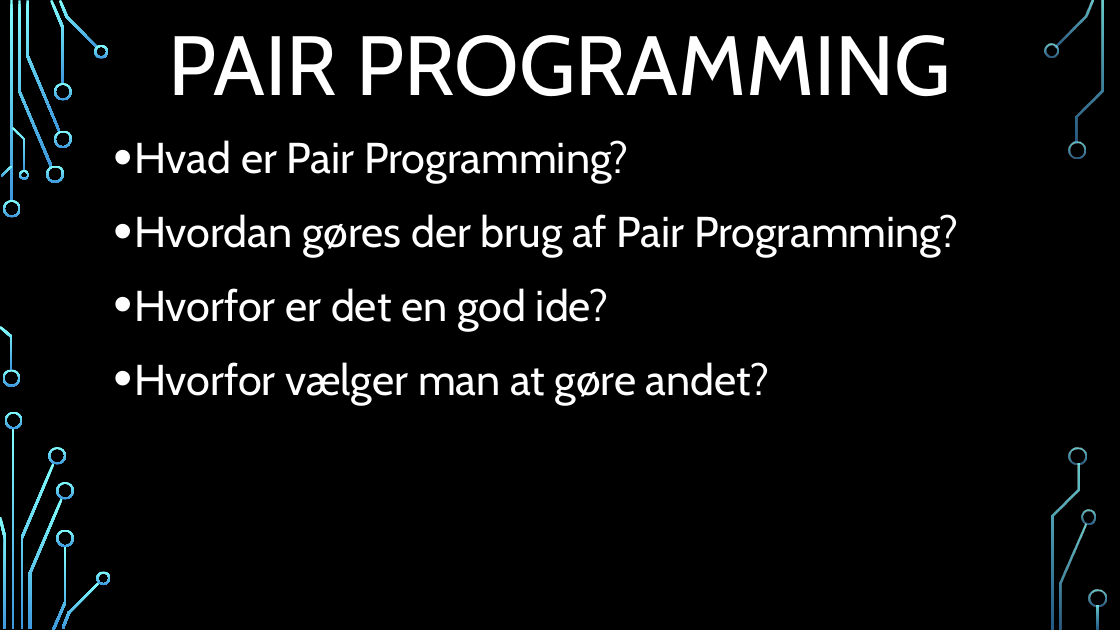
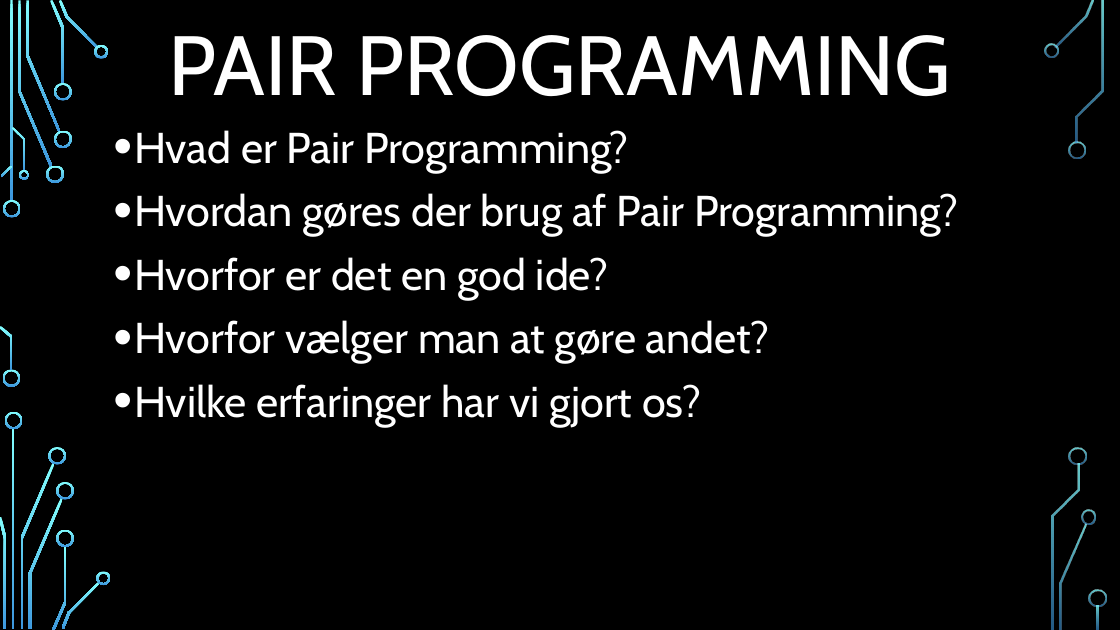
Before and after one commit to AndersSkovNielsen/LightManagement, a slide deck: slide 9 of Eksamen powerpoint.pptx. Drawn at 1120x630 pixels with LibreOffice and Linux fonts; fonts in the diff are those of the drawing; background and template pictures are left out. Boxes give left, top, right and bottom in pixels: in the first picture for what was removed or moved away, otherwise in the second. Text is boxed around its words. In the diff, an @@ line names an element or a change of style, - is before the commit and + after.

```diff
--- a/Eksamen powerpoint.pptx
+++ b/Eksamen powerpoint.pptx
@@ text at [134, 130, 959, 363]: line spacing 1.2 to 1 @@
@@ text at [134, 384, 701, 427]: paragraph added @@
+• Hvilke erfaringer har vi gjort os?
```
Also in this commit, not shown: 1 other slide changed.
